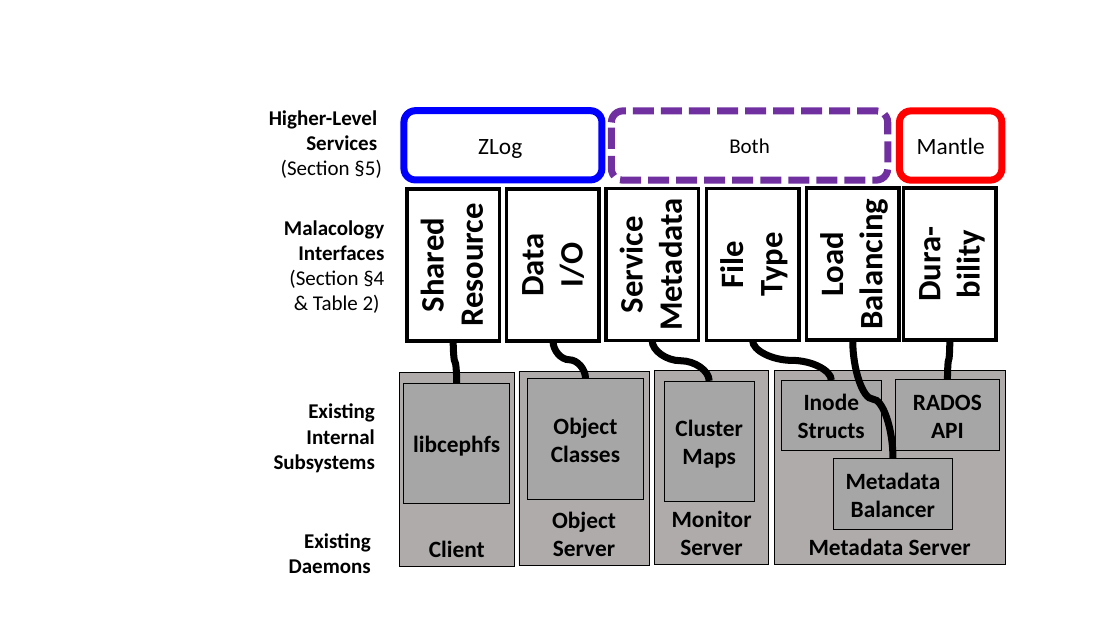
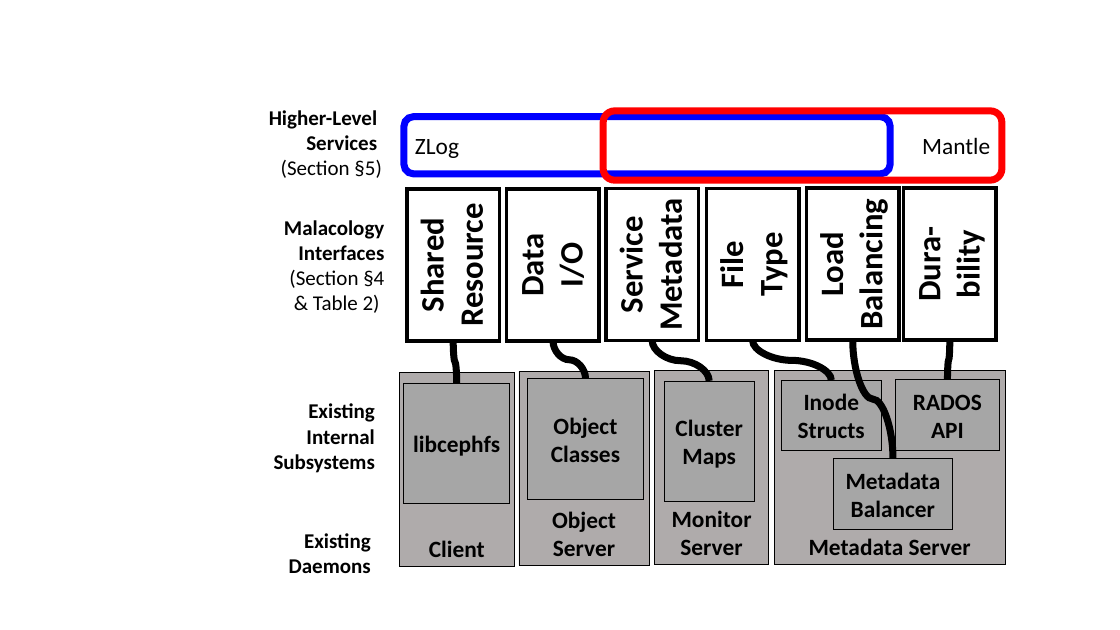
Before and after one commit to michaelsevilla/malacology-popper, a slide deck: slide 6 of paper/figures/figures.pptx. Drawn at 1120x630 pixels with LibreOffice and Linux fonts; fonts in the diff are those of the drawing. Boxes give left, top, right and bottom in pixels: in the first picture for what was removed or moved away, otherwise in the second. Text is boxed around its words. In the diff, an @@ line names an element or a change of style, - is before the commit and + after.

```diff
--- a/paper/figures/figures.pptx
+++ b/paper/figures/figures.pptx
@@ rounded rectangle "ZLog": place and size @@
-rounded rectangle "ZLog" at [404,111,602,181]
+rounded rectangle "ZLog" at [404,117,891,174]
@@ rounded rectangle "ZLog" at [404,117,891,174]: alignment centre to left @@
@@ rounded rectangle "Mantle": place and size @@
-rounded rectangle "Mantle" at [900,111,1002,181]
+rounded rectangle "Mantle" at [603,111,1002,181]
@@ rounded rectangle "Mantle" at [603,111,1002,181]: alignment centre to right @@
@@ rounded rectangle removed at [612,111,888,181] @@
-Both
```
Also in this commit, not shown: 4 other files.
